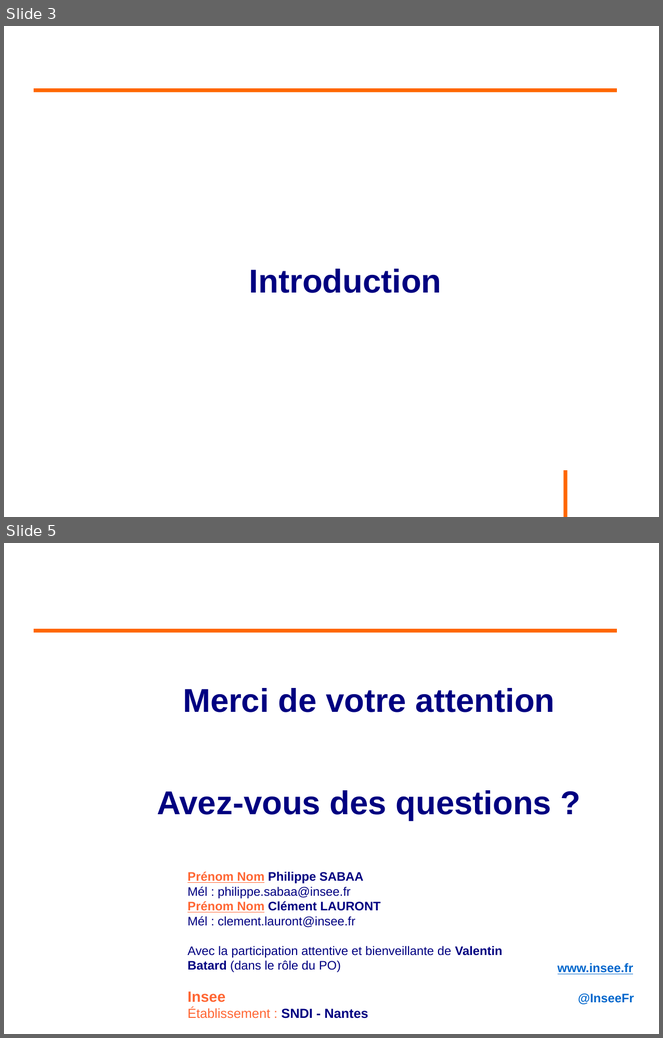
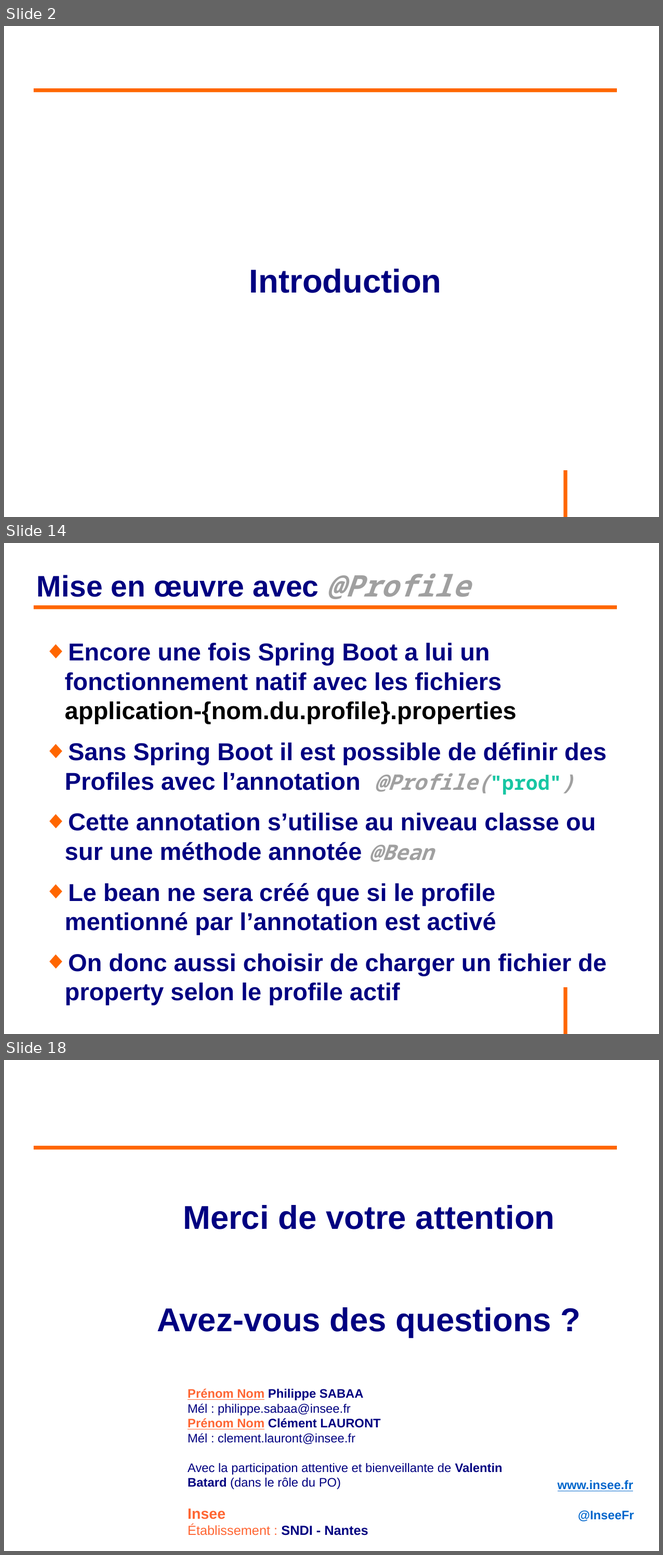
Before and after one commit to philphils/formation-spring, a slide deck: Documentation/diapo_formation_spring_property.odp. Shown one above the other, each under a label of ours: slides 3 and 5 before the commit, slides 2, 14 and 18 after it; the slides between them are not shown. The pictures are 663x1038 and 663x1555 pixels, drawn with LibreOffice and Linux fonts; fonts in the diff are those of the drawing; background and template pictures are left out. Boxes give left, top, right and bottom in pixels: in the first picture for what was removed or moved away, otherwise in the second. Text is boxed around its words. In the diff, an @@ line names an element or a change of style, - is before the commit and + after.

Commit message:
Fin diapo property

```diff
--- a/Documentation/diapo_formation_spring_property.odp
+++ b/Documentation/diapo_formation_spring_property.odp
@@ slide 14 added at (4, 543, 659, 1034), background #FFFFFF; not listed: 1 template element that a slide beside it also shows @@
@@ title added at (37, 574, 470, 599), 36 pt, text #000080, bold @@
+Mise en œuvre avec @Profile
@@ line added from (34, 607) to (618, 607), #FF6600 4.54 pt @@
@@ text added at (65, 643, 607, 1005), 29.6 pt, text #000080, bold @@
+◆ Encore une fois Spring Boot a lui un fonctionnement natif avec les fichiers application-{nom.du.profile}.properties
+◆ Sans Spring Boot il est possible de définir des Profiles avec l’annotation @Profile("prod")
+◆ Cette annotation s’utilise au niveau classe ou sur une méthode annotée @Bean
+◆ Le bean ne sera créé que si le profile mentionné par l’annotation est activé
+◆ On donc aussi choisir de charger un fichier de property selon le profile actif
@@ what was slide 3 is now slide 2 @@
@@ what was slide 5 is now slide 18 @@
```
Also in this commit, not shown: 1 slide changed, 14 other slides added, 2 slides removed.
